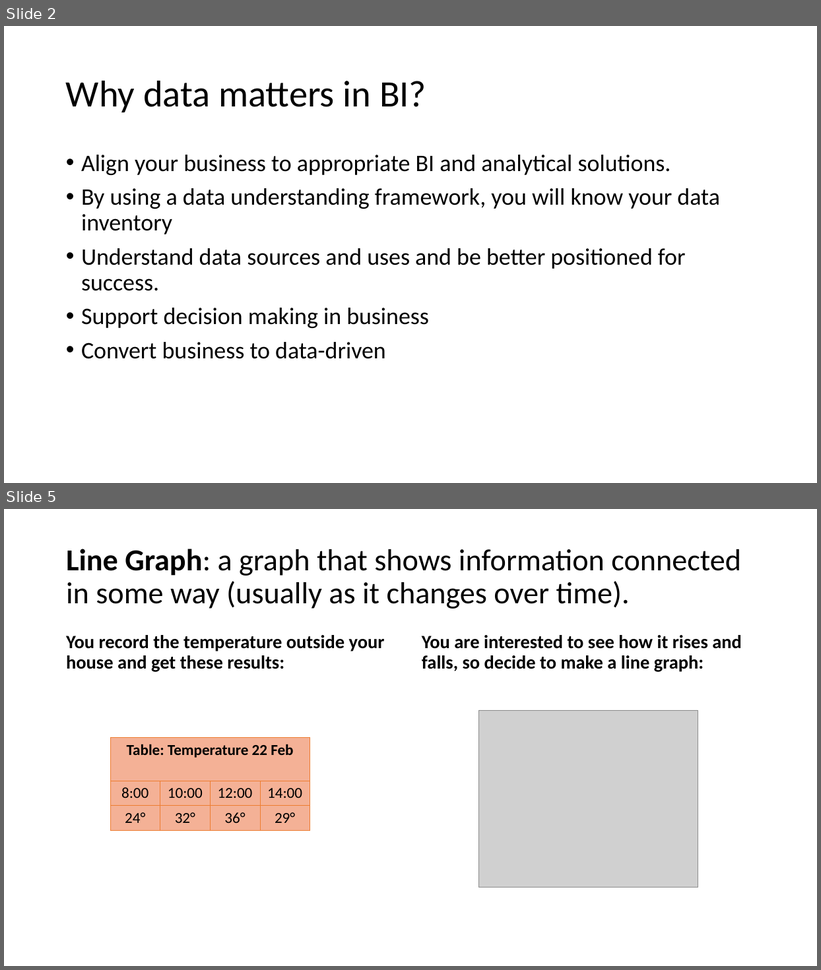
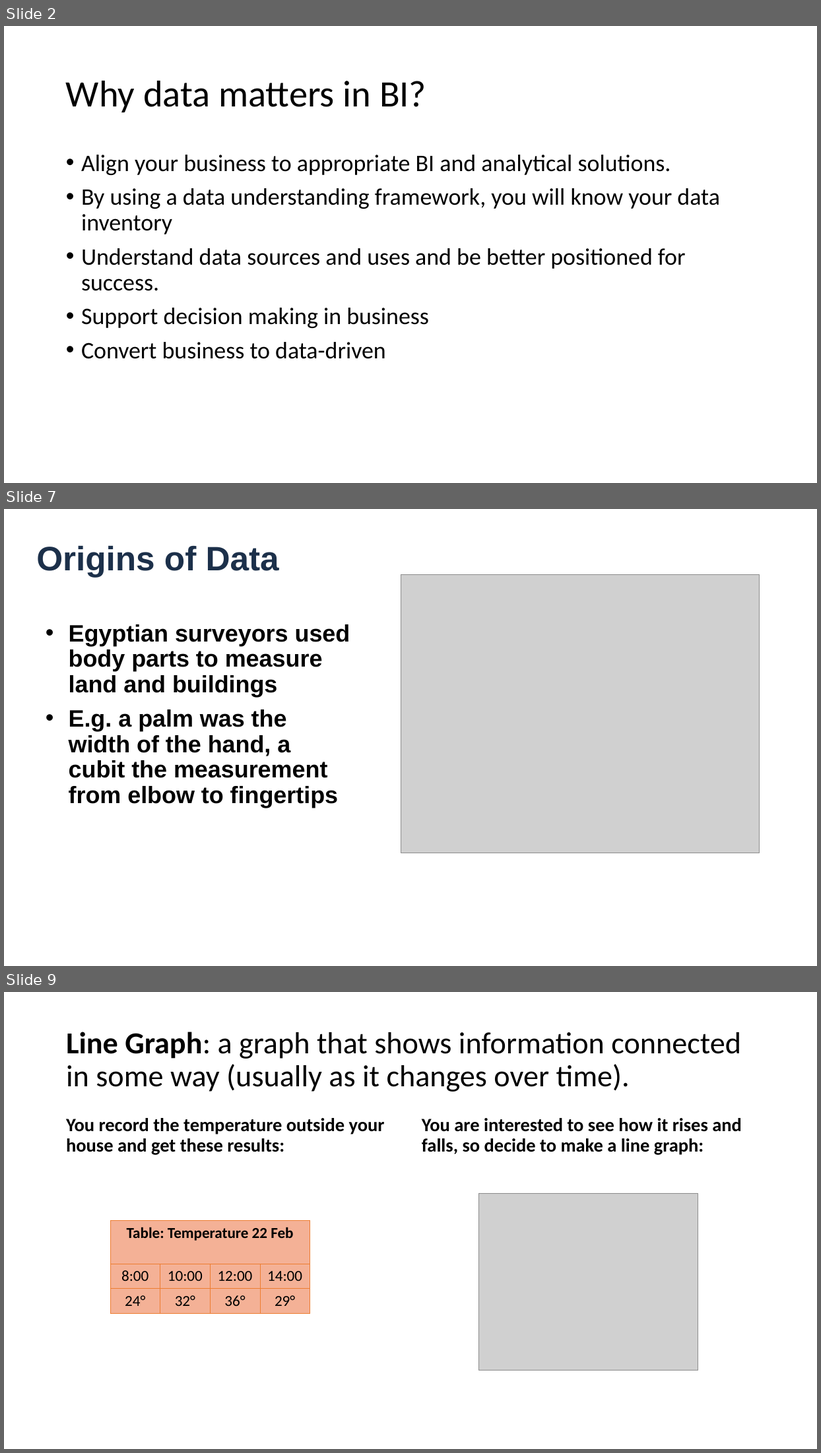
Before and after one commit to kate0543/BIiP-Data-Visualization, a slide deck: BIP Data Graphs.pptx. Shown one above the other, each under a label of ours: slides 2 and 5 before the commit, slides 2, 7 and 9 after it; the slides between them are not shown. The pictures are 821x970 and 821x1453 pixels, drawn with LibreOffice and Linux fonts; fonts in the diff are those of the drawing; grey boxes stand for pictures; background and template pictures are left out. Boxes give left, top, right and bottom in pixels: in the first picture for what was removed or moved away, otherwise in the second. Text is boxed around its words. In the diff, an @@ line names an element or a change of style, - is before the commit and + after.

```diff
--- a/BIP Data Graphs.pptx
+++ b/BIP Data Graphs.pptx
@@ slide 7 added at <box>4,509,817,966</box>, background #FFFFFF @@
@@ text added at <box>36,545,279,577</box>, 40 pt, text #1C304A, bold @@
+Origins of Data
@@ picture added at <box>401,575,760,854</box> @@
@@ text added at <box>69,625,350,808</box>, 28 pt, text #000000, bold @@
+• Egyptian surveyors used body parts to measure land and buildings
+• E.g. a palm was the width of the hand, a cubit the measurement from elbow to fingertips
@@ what was slide 5 is now slide 9 @@
```
Also in this commit, not shown: 6 slides changed, 3 other slides added, 18 other files.
